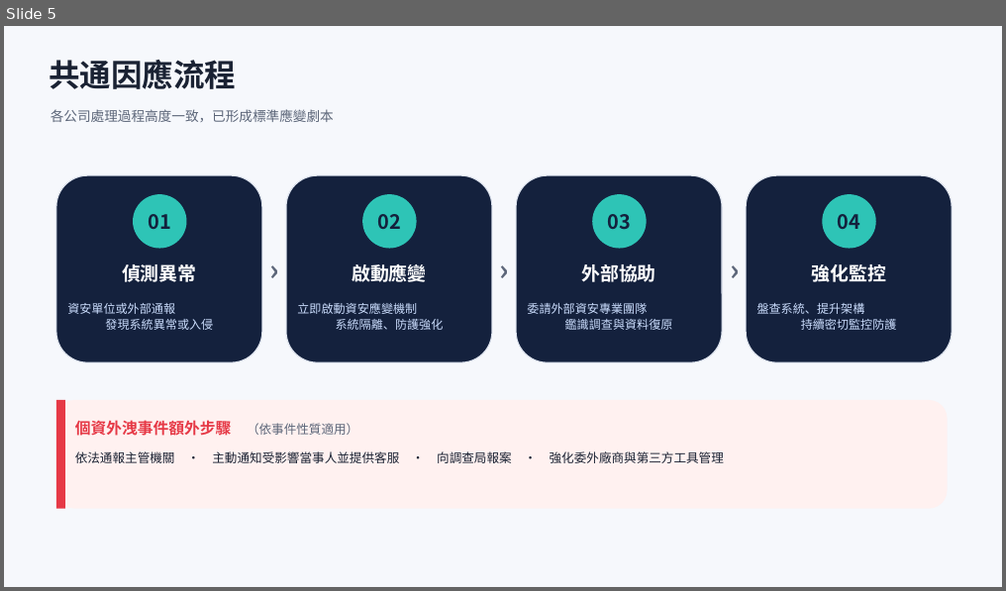
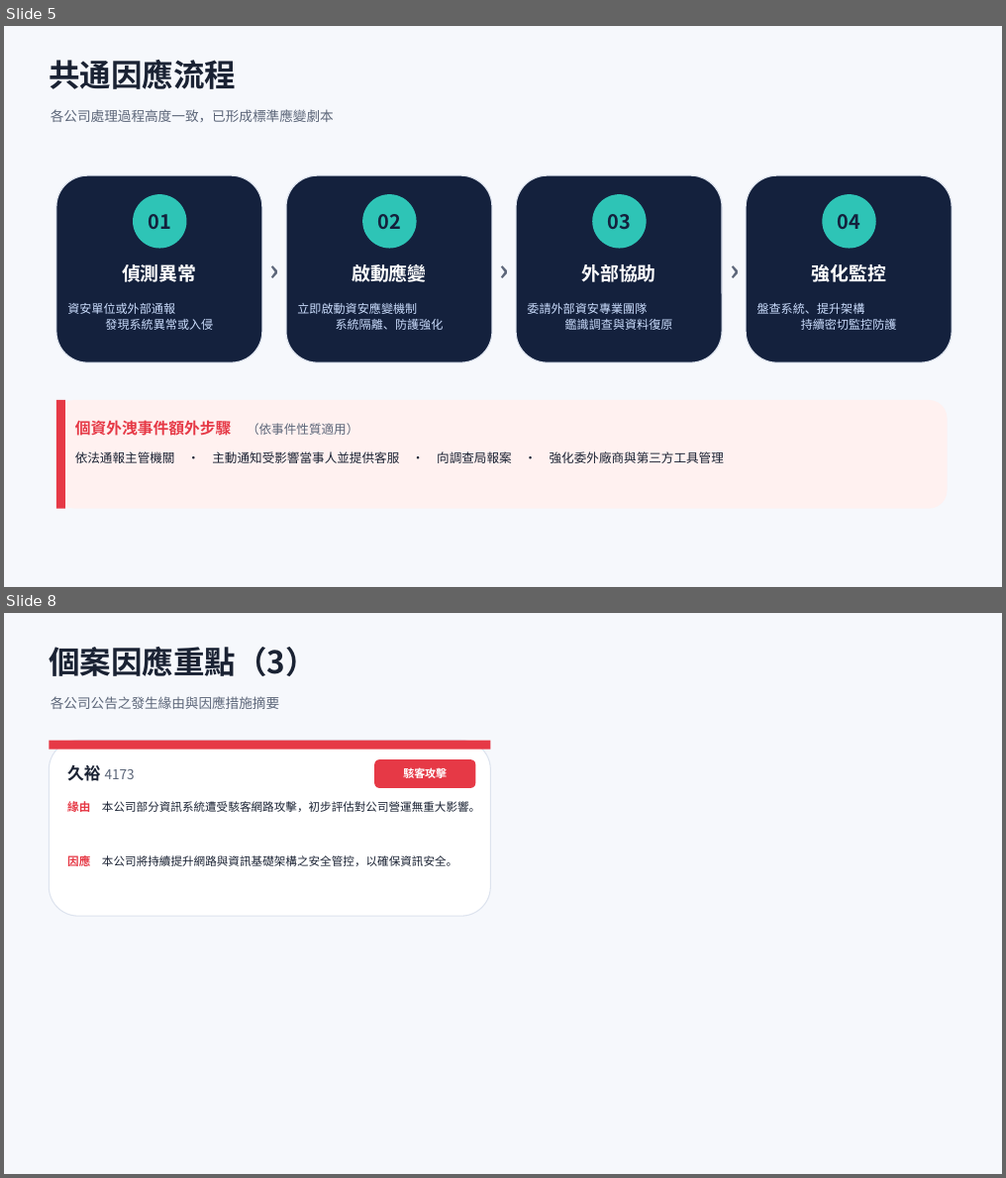
Before and after one commit to Johnnylin77/mops-isec-monitor, a slide deck: 資安事件因應分析.pptx. Shown one above the other, each under a label of ours: slide 5 before the commit, slides 5 and 8 after it; the slides between them are not shown. The pictures are 1006x591 and 1006x1178 pixels, drawn with LibreOffice and Linux fonts; fonts in the diff are those of the drawing. Boxes give left, top, right and bottom in pixels: in the first picture for what was removed or moved away, otherwise in the second. Text is boxed around its words. In the diff, an @@ line names an element or a change of style, - is before the commit and + after.

```diff
--- a/資安事件因應分析.pptx
+++ b/資安事件因應分析.pptx
@@ slide 8 added at (4, 613, 1002, 1174), background #FFFFFF @@
@@ rectangle added at (4, 613, 1002, 1174), fill #F6F8FC @@
@@ text added at (49, 647, 317, 676), 30 pt, text #1A2233, bold @@
+個案因應重點（3）
@@ text added at (51, 696, 279, 709), 13 pt, text #5C6679 @@
+各公司公告之發生緣由與因應措施摘要
@@ rounded rectangle added at (49, 741, 491, 916), fill #FFFFFF, outline #DDE3EE 1 pt @@
@@ rectangle added at (49, 741, 491, 750), fill #E63946 @@
@@ rounded rectangle added at (374, 760, 475, 788), fill #E63946 @@
@@ text added at (67, 765, 135, 781), 13 pt, text #5C6679 @@
+久裕 4173
@@ text added at (403, 766, 447, 781), 10.5 pt, text #FFFFFF, bold @@
+駭客攻擊
@@ text added at (67, 801, 480, 812), 11 pt, text #1A2233 @@
+緣由 本公司部分資訊系統遭受駭客網路攻擊，初步評估對公司營運無重大影響。
@@ text added at (67, 854, 457, 869), 11 pt, text #1A2233 @@
+因應 本公司將持續提升網路與資訊基礎架構之安全管控，以確保資訊安全。
```
Also in this commit, not shown: 6 slides changed, 2 other files.
